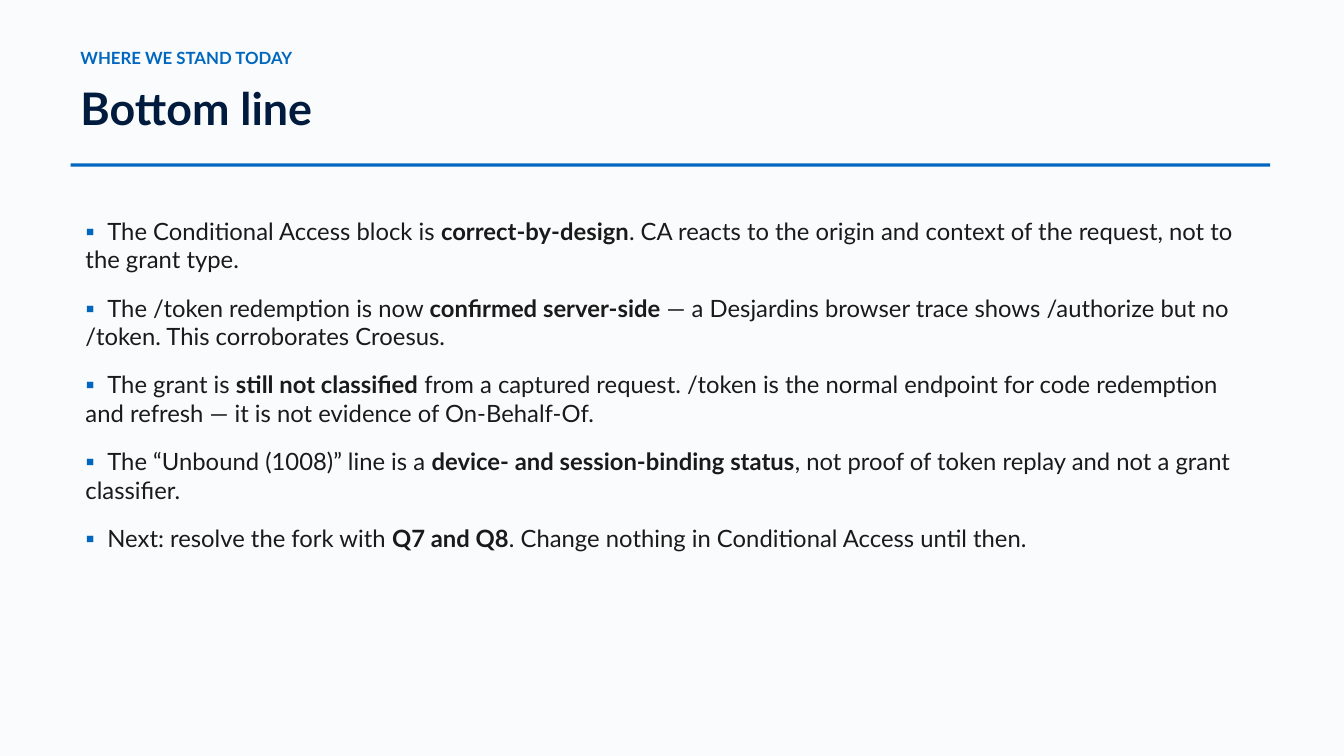
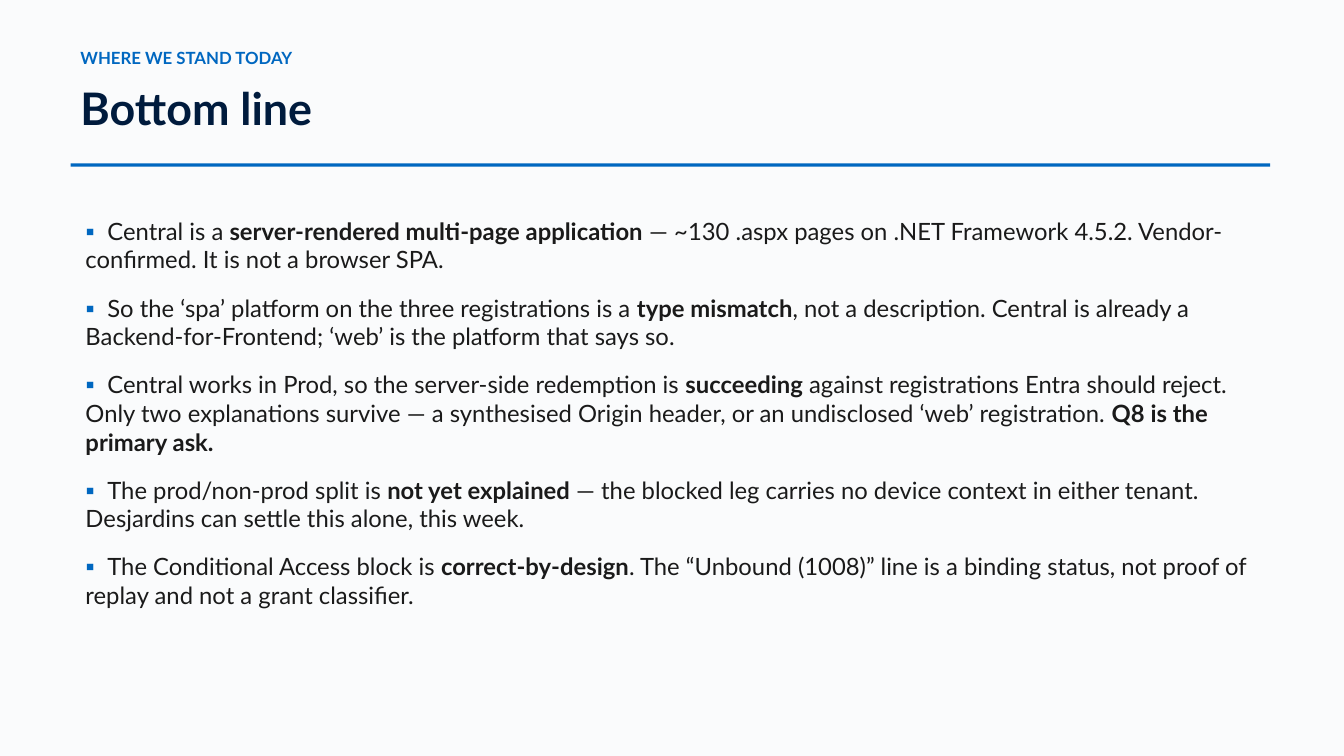
Before and after one commit to devopsabcs-engineering/croesus, a slide deck: slide 3 of docs/deck/croesus-session-deck.pptx. Drawn at 1344x756 pixels with LibreOffice and Linux fonts; fonts in the diff are those of the drawing. Boxes give left, top, right and bottom in pixels: in the first picture for what was removed or moved away, otherwise in the second. Text is boxed around its words. In the diff, an @@ line names an element or a change of style, - is before the commit and + after.

Commit message:
Update evidence narrative and registration shape panel with findings from Croesus session
- Revised the evidence narrative to reflect the updated date and key findings from the three-way session with Croesus, emphasizing the type mismatch in application registration.
- Enhanced the RegistrationShapePanel component to clarify the distinction between `spa` and `web` platform registrations, including new findings and implications for GPD Central.
- Added a new document detailing the findings from the three-way session, outlining the current state, open questions, and potential routes for resolution.

```diff
--- a/docs/deck/croesus-session-deck.pptx
+++ b/docs/deck/croesus-session-deck.pptx
@@ text at (x1=85, y1=222, x2=1247, y2=609): text changed @@
-▪ The Conditional Access block is correct-by-design. CA reacts to the origin and context of the request, not to the grant type.
-▪ The /token redemption is now confirmed server-side — a Desjardins browser trace shows /authorize but no /token. This corroborates Croesus.
-▪ The grant is still not classified from a captured request. /token is the normal endpoint for code redemption and refresh — it is not evidence of On-Behalf-Of.
-▪ The “Unbound (1008)” line is a device- and session-binding status, not proof of token replay and not a grant classifier.
-▪ Next: resolve the fork with Q7 and Q8. Change nothing in Conditional Access until then.
+▪ Central is a server-rendered multi-page application — ~130 .aspx pages on .NET Framework 4.5.2. Vendor-confirmed. It is not a browser SPA.
+▪ So the ‘spa’ platform on the three registrations is a type mismatch, not a description. Central is already a Backend-for-Frontend; ‘web’ is the platform that says so.
+▪ Central works in Prod, so the server-side redemption is succeeding against registrations Entra should reject. Only two explanations survive — a synthesised Origin header, or an undisclosed ‘web’ registration. Q8 is the primary ask.
+▪ The prod/non-prod split is not yet explained — the blocked leg carries no device context in either tenant. Desjardins can settle this alone, this week.
+▪ The Conditional Access block is correct-by-design. The “Unbound (1008)” line is a binding status, not proof of replay and not a grant classifier.
```
Also in this commit, not shown: 10 other slides changed, 8 other files.
